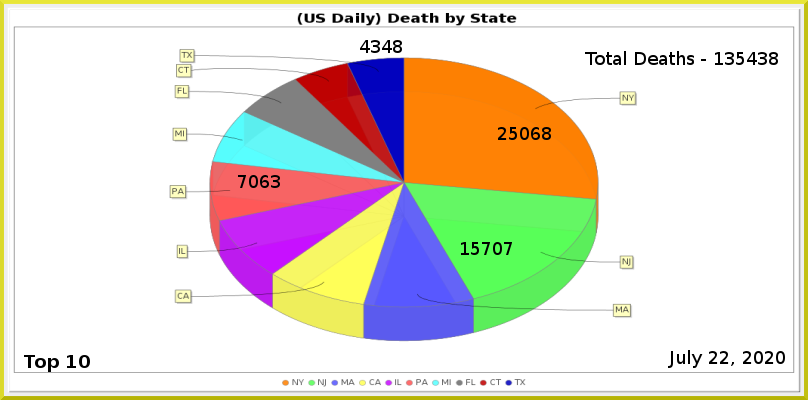
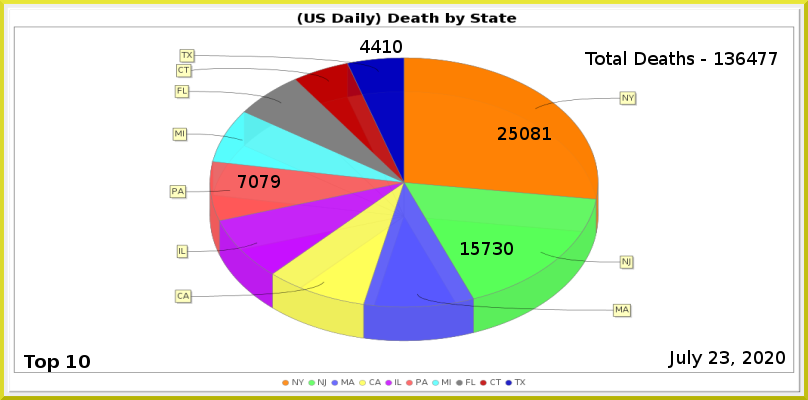
Layered file, before and after one edit (w=808, h=400). Changes by layer:
painted on "Least" over left=371, top=40, right=402, bottom=53
painted on "PA" over left=260, top=175, right=280, bottom=188
painted on "NJ" over left=493, top=242, right=513, bottom=255
painted on "NY" over left=531, top=127, right=551, bottom=140
renamed "Total Deaths - 135438" to "Total Deaths - 136477", painted on it over left=736, top=52, right=778, bottom=65
painted on "Current Date" over left=720, top=351, right=729, bottom=364
